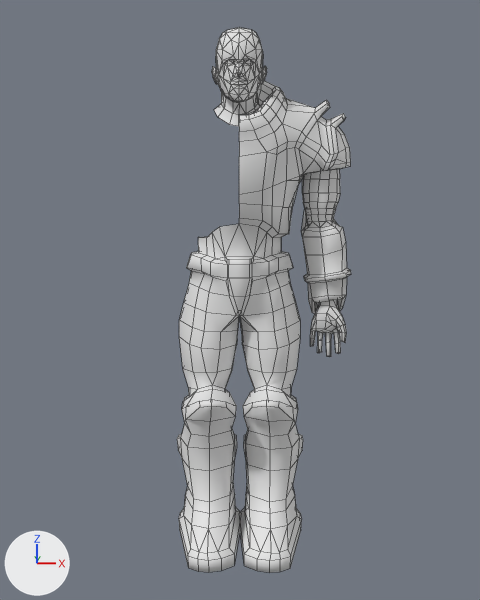
Renders of the Blender file Tools/Models/Players/enforcer_v_3.blend from each side of a commit.
Both versions are drawn from a camera (50 mm lens) standing at (1.0, -81.3, 20.5) and looking at (0.2, 2.7, 8.9). The axes (+X, +Y, +Z) are drawn at lower left. The lights are the same throughout. Mesh edges are drawn as thin lines.

In view in the first picture: 'commander'.
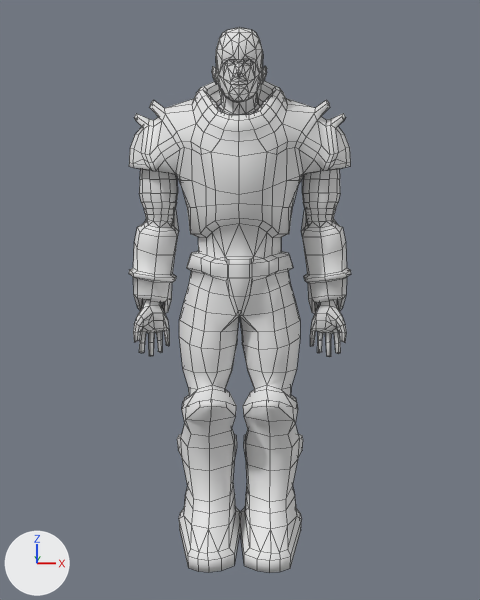
Changed parts and their boxes (x1, y1, x2, y2) in the pictures (480 x 600 px):
'commander', reshaped (27% wider)
    before: (177, 27, 351, 573)
    after: (129, 27, 351, 573)
part 1 of me_commander, added
    after: (129, 169, 178, 313)
part 2 of me_commander, added
    after: (133, 300, 169, 356)
part 3 of me_commander, added
    after: (129, 81, 239, 238)

The change, as a list of edits to the scene's bpy script:
```text
Change me_commander:
    used by ob_commander; location = (2.6, -3.3, 27.0); scale = (1.88, 1.88, 1.88)
    remove me_commander.from_pydata(...)  # 1192 vertices, 1358 faces; spans x -5.7..6.3, y -2.0..8.4, z -26.4..7.7
    add me_commander.from_pydata(...)  # 1713 vertices, 1920 faces; spans x -8.9..6.3, y -2.0..8.4, z -26.4..7.7
    me_commander part 1: a new loose piece of 210 vertices spanning x -8.9..-5.5, y 2.5..6.6, z -10.8..0.2, in mat_commander_v_3_command (its picture is missing)
    me_commander part 2: a new loose piece of 117 vertices spanning x -8.5..-6.2, y 2.8..4.3, z -13.7..-9.6, in mat_commander_v_3_command (its picture is missing)
    me_commander part 3
    175 vertices are added at x -8.6..-1.5, y -0.8..8.2, z -5.2..5.1
    6 new vertices lie (-0.7, 0.0, 0.0) away from vertices in x -1.3, y 5.3..6.6, z 4.7..5.5
    5 new vertices lie (-0.6, 0.0, 0.0) away from vertices in x -1.3, y -0.8..4.2, z 1.7..3.7
    8 new vertices lie (0.0, 0.2, -0.4) away from vertices in x -5.6..-1.7, y 1.3..5.0, z -1.1..4.8
    227 new faces join them
```
